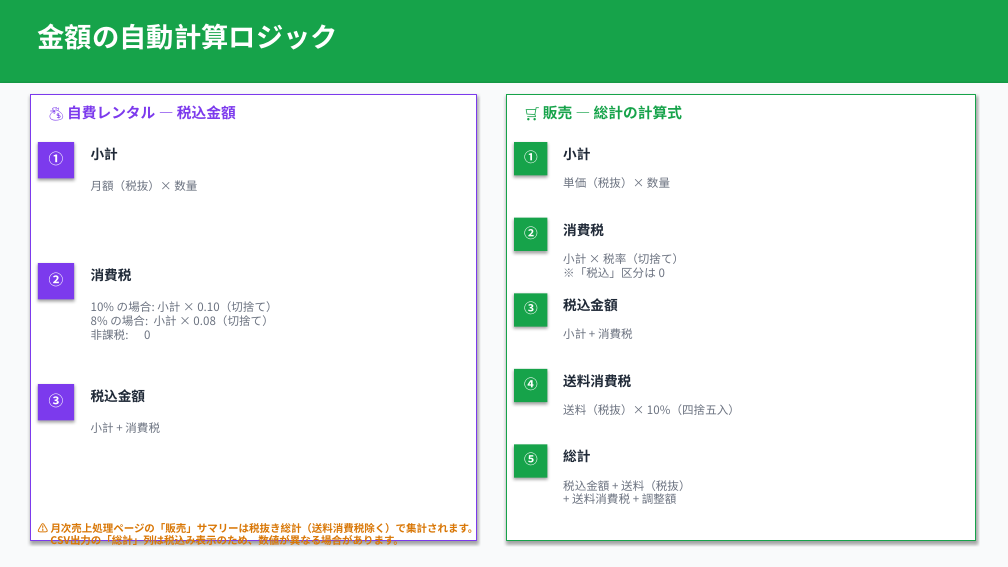
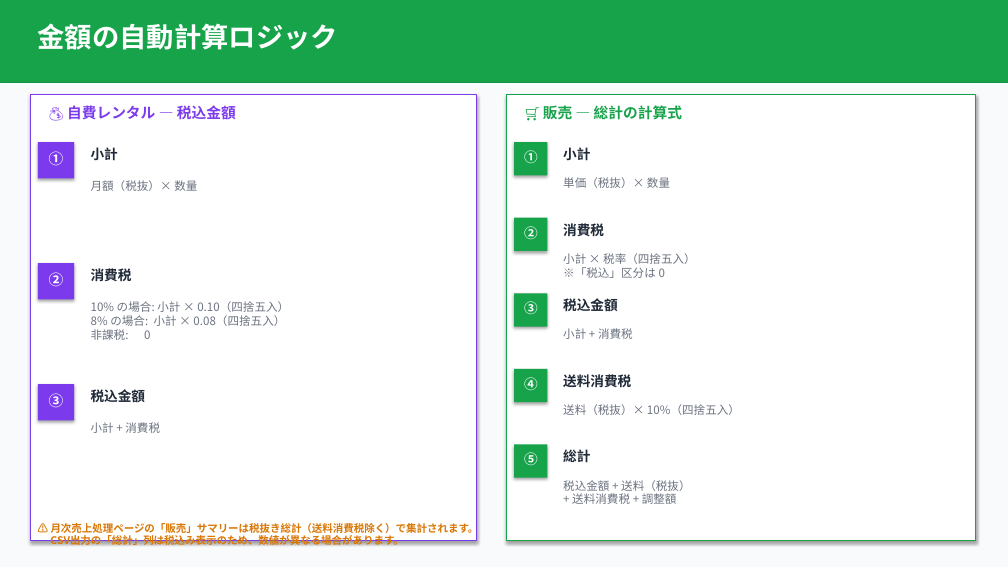
Before and after one commit to yoriko-kikunaga/welfare-assist-pro, a slide deck: slide 6 of docs/売上管理タブ_操作マニュアル.pptx. Drawn at 1008x567 pixels with LibreOffice and Linux fonts; fonts in the diff are those of the drawing. Boxes give left, top, right and bottom in pixels: in the first picture for what was removed or moved away, otherwise in the second. Text is boxed around its words. In the diff, an @@ line names an element or a change of style, - is before the commit and + after.

```diff
--- a/docs/売上管理タブ_操作マニュアル.pptx
+++ b/docs/売上管理タブ_操作マニュアル.pptx
@@ text at (563,253,696,278): text changed @@
-小計 × 税率（切捨て）
-※「税込」区分は 0
+小計 × 税率（四捨五入）
+※「税込」区分は 0
@@ text at (91,301,289,340): text changed @@
-10% の場合: 小計 × 0.10（切捨て）
-8% の場合: 小計 × 0.08（切捨て）
-非課税: 0
+10% の場合: 小計 × 0.10（四捨五入）
+8% の場合: 小計 × 0.08（四捨五入）
+非課税: 0
```
Also in this commit, not shown: 1 other slide changed, 5 other files.
